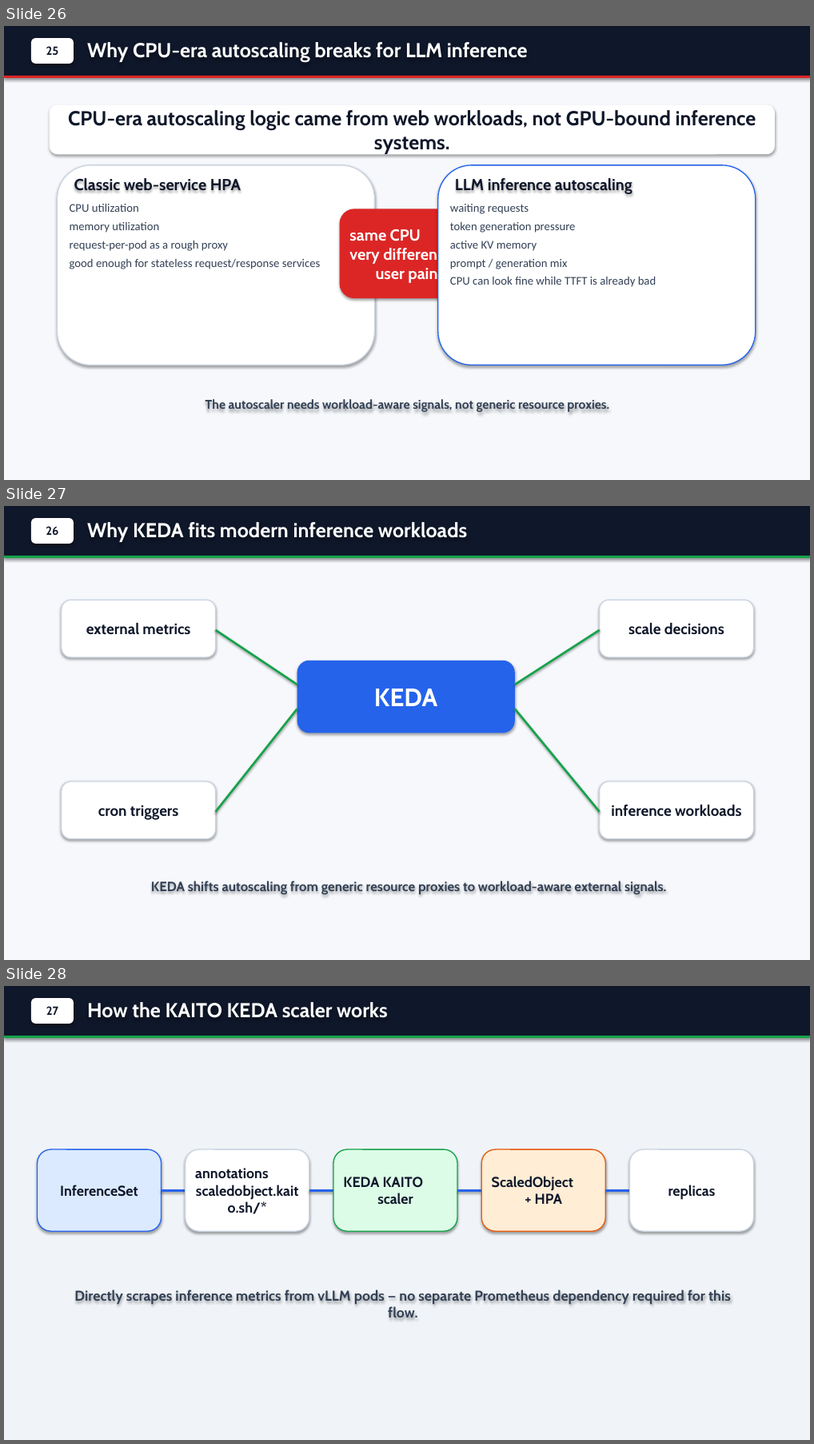
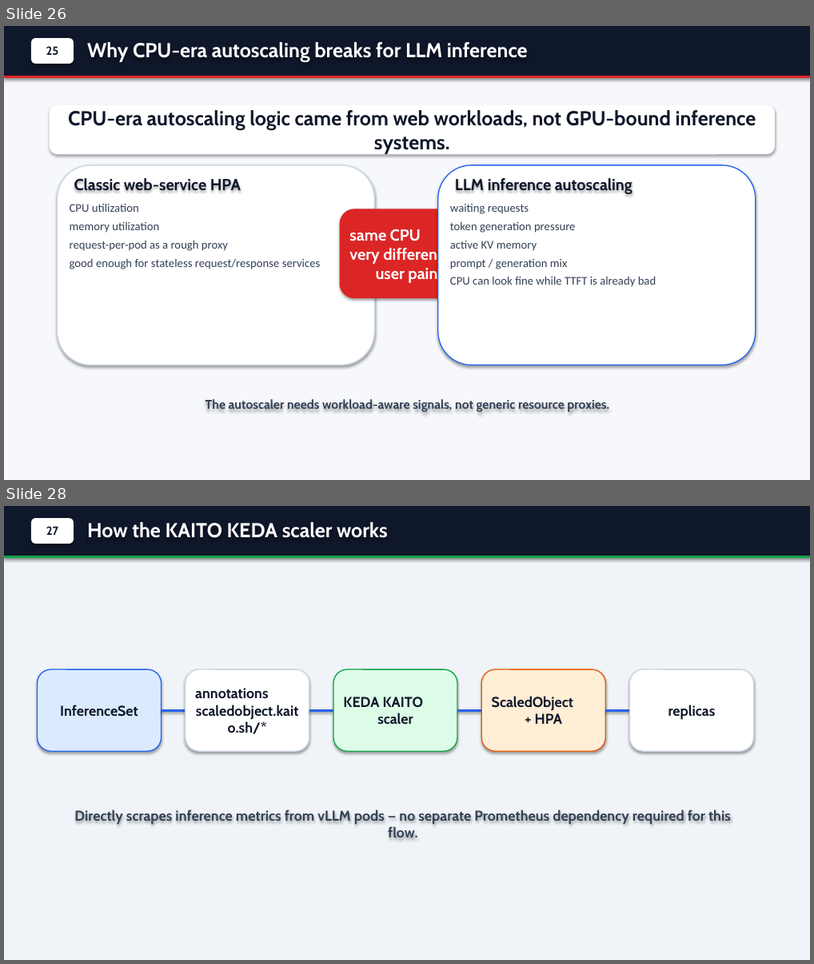
Before and after one commit to andyzhangx/demo, a slide deck: llm/kubecon-na-2026-pd-disaggregation.pptx. Shown one above the other, each under a label of ours: slides 26, 27 and 28 before the commit, slides 26 and 28 after it; the slides between them are not shown. The pictures are 814x1444 and 814x964 pixels, drawn with LibreOffice and Linux fonts; fonts in the diff are those of the drawing. Boxes give left, top, right and bottom in pixels: in the first picture for what was removed or moved away, otherwise in the second. Text is boxed around its words. In the diff, an @@ line names an element or a change of style, - is before the commit and + after.

```diff
--- a/llm/kubecon-na-2026-pd-disaggregation.pptx
+++ b/llm/kubecon-na-2026-pd-disaggregation.pptx
@@ slide 27 removed at [4, 506, 810, 960], background #F6F8FC @@
@@ rectangle removed at [4, 506, 810, 557] @@
@@ rounded rectangle removed at [31, 518, 74, 544] @@
-26
@@ text removed at [87, 522, 467, 542] @@
-Why KEDA fits modern inference workloads
@@ rectangle removed at [4, 556, 810, 558] @@
@@ rounded rectangle removed at [62, 600, 216, 657] @@
-external metrics
@@ rounded rectangle removed at [600, 600, 754, 657] @@
-scale decisions
@@ line removed from (216, 630) to (298, 684) @@
@@ line removed from (515, 684) to (600, 630) @@
@@ rounded rectangle removed at [298, 660, 515, 733] @@
-KEDA
@@ line removed from (216, 812) to (298, 708) @@
@@ line removed from (515, 708) to (600, 812) @@
@@ rounded rectangle removed at [62, 781, 216, 839] @@
-cron triggers
@@ rounded rectangle removed at [600, 781, 754, 839] @@
-inference workloads
@@ text removed at [151, 880, 666, 894] @@
-KEDA shifts autoscaling from generic resource proxies to workload-aware external signals.
```
Also in this commit, not shown: 2 slides changed, 1 slide added, 4 other files.
